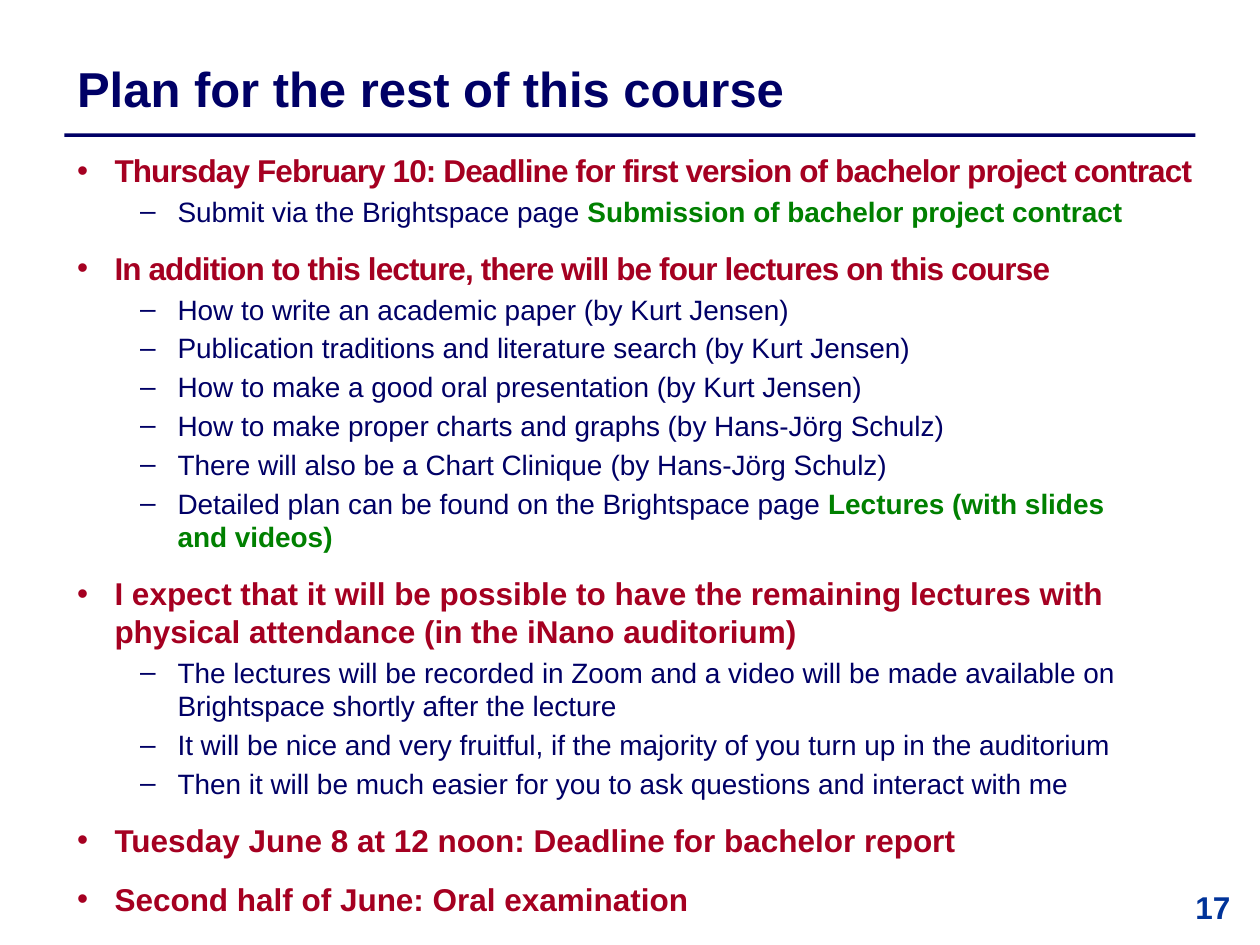
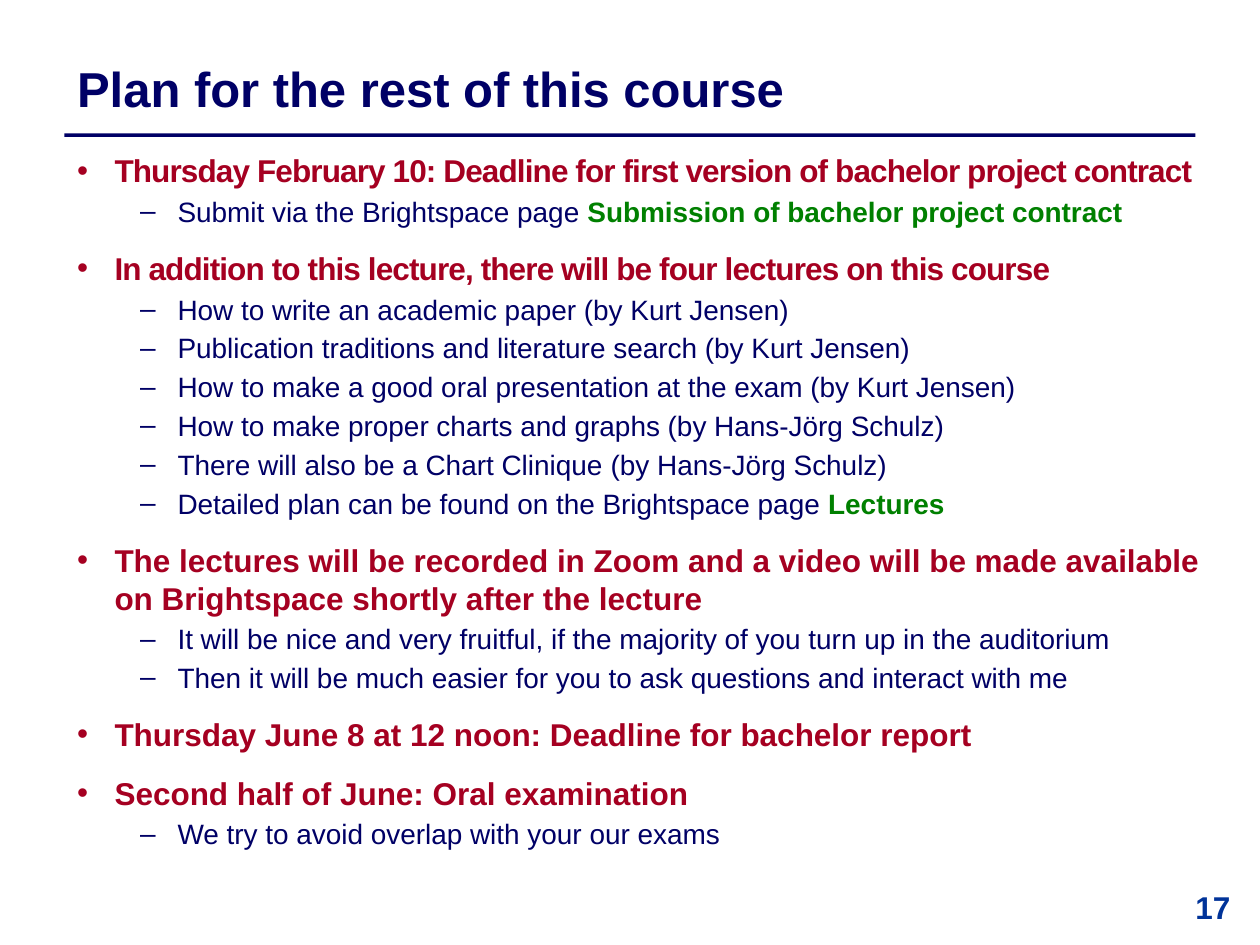
Before and after one commit to IntProgAU/Materiale, a slide deck: slide 17 of web/b23/1 Bachelor Contract .pptx. Drawn at 1260x945 pixels with LibreOffice and Linux fonts; fonts in the diff are those of the drawing. Boxes give left, top, right and bottom in pixels: in the first picture for what was removed or moved away, otherwise in the second. Text is boxed around its words. In the diff, an @@ line names an element or a change of style, - is before the commit and + after.

```diff
--- a/web/b23/1 Bachelor Contract .pptx
+++ b/web/b23/1 Bachelor Contract .pptx
@@ text at (178,376,1015,402): text changed @@
-  – How to make a good oral presentation (by Kurt Jensen)
+  – How to make a good oral presentation at the exam (by Kurt Jensen)
@@ text at (178,493,944,519): text changed; size 18 to 16 pt; text colour #A50021 to #000066; bold off @@
-  – Detailed plan can be found on the Brightspace page Lectures (with slides
-    and videos)
-  • I expect that it will be possible to have the remaining lectures with physical attendance (in the iNano auditorium)
+  – Detailed plan can be found on the Brightspace page Lectures
@@ text at (115,549,1199,616): size 16 to 18 pt, text colour #000066 to #A50021, bold on in "The lectures will be recorded in Zoom ..."; bullet – to •; more space between paragraphs @@
@@ text at (115,723,971,752): text changed @@
-  • Tuesday June 8 at 12 noon: Deadline for bachelor report
+  • Thursday June 8 at 12 noon: Deadline for bachelor report
@@ text at (178,823,720,850): paragraph added @@
+  – We try to avoid overlap with your our exams
```
Also in this commit, not shown: 3 other slides changed.
